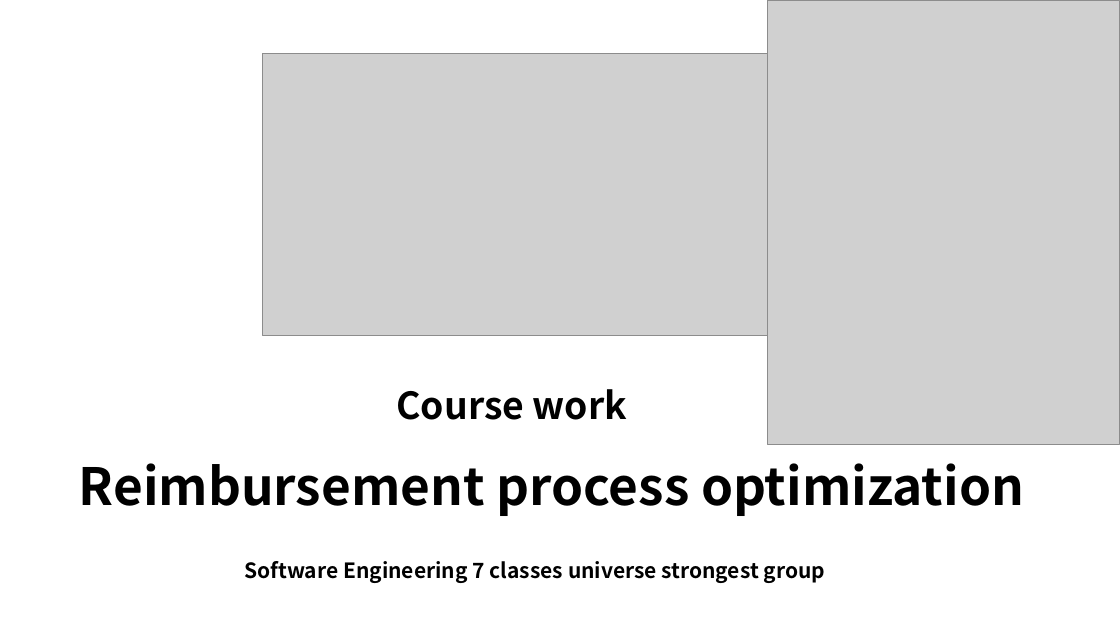
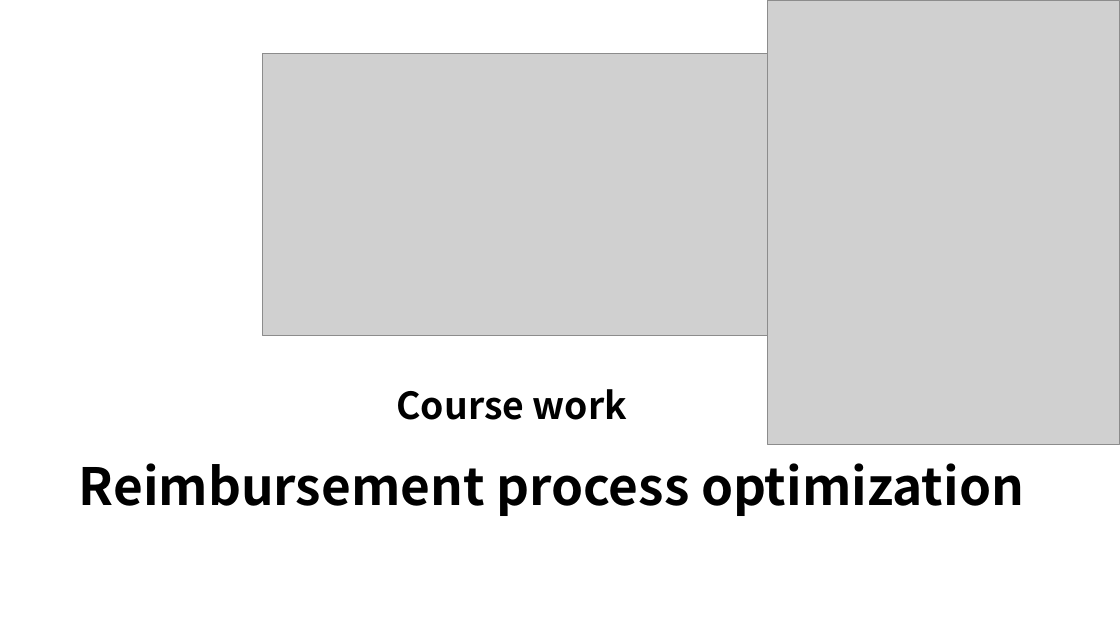
Before and after one commit to kingder-c/homework, a slide deck: slide 1 of 展示PPT.pptx. Drawn at 1120x630 pixels with LibreOffice and Linux fonts; fonts in the diff are those of the drawing; grey boxes stand for pictures. Boxes give left, top, right and bottom in pixels: in the first picture for what was removed or moved away, otherwise in the second. Text is boxed around its words. In the diff, an @@ line names an element or a change of style, - is before the commit and + after.

```diff
--- a/展示PPT.pptx
+++ b/展示PPT.pptx
@@ text removed at bbox=[244, 561, 825, 583] @@
-Software Engineering 7 classes universe strongest group
```
Also in this commit, not shown: 3 other slides changed, 10 other files.
